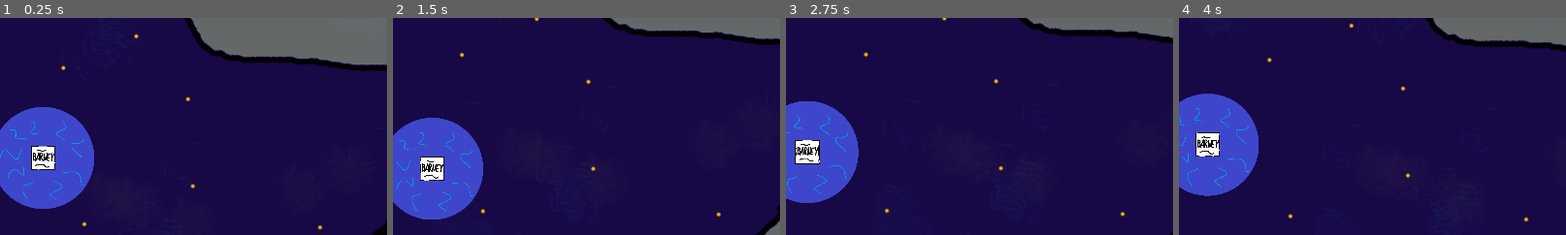
Above: before the commit, frames 1-4 (left to right).
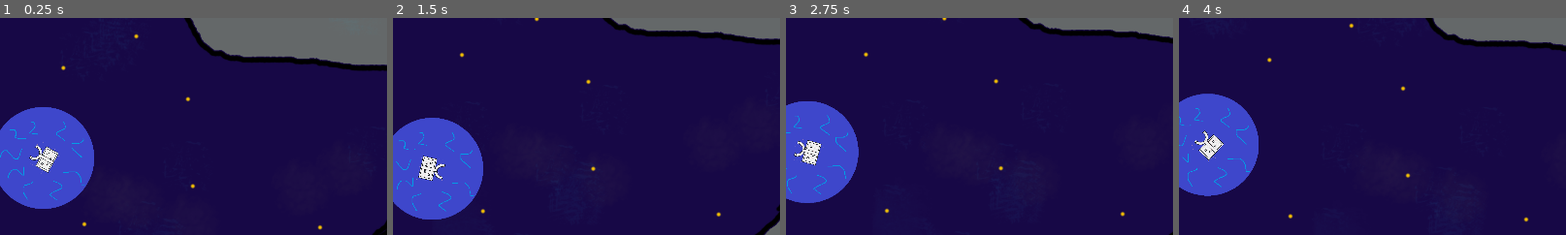
Above: after the commit, the same moments.

Repository: game-jam-team-gut/not-so-lonely
Game: Godot game, scene res://Space.tscn
The game is run twice, just before and just after one commit, with the same random seed, the same clock (stepped at 60 frames per second) and the same inputs.
Inputs (mouse positions are % of the whole screen's width and height, from its top left):
- Up to frame 1 (0.25 s): no input
- Up to frame 2 (1.5 s): move the mouse to (45, 70) at 0.52 s; press the mouse at (45, 70) at 0.53 s; move the mouse to (80, 65) at 1.27 s; release the mouse at (80, 65) at 1.28 s; right-click (80, 65) at 1.35 s
- Up to frame 3 (2.75 s): move the mouse to (20, 35) at 2.02 s; press the mouse at (20, 35) at 2.03 s
- Up to frame 4 (4 s): move the mouse to (55, 50) at 2.77 s; release the mouse at (55, 50) at 2.78 s; right-click (55, 50) at 2.85 s; move the mouse to (35, 25) at 3.52 s; press the mouse at (35, 25) at 3.53 s
The pictures show only the part of the screen within x 44-94%, y 18-68%; the shares and areas given below are measured in that part.

The runs differ from the first frame. In frame 1, 0.6% of the frame differs, in the area x 7-16%, y 57-72%; in frame 2, 0.5%; in frame 3, 0.6%; in frame 4, 0.6%, in the area x 3-12%, y 51-67%.

Commit message:
Barney rotates, new placholder for Barney's sprite

Diff:
--- a/Space/Barney.tscn
+++ b/Space/Barney.tscn
@@ -30,7 +30,7 @@
 shape = SubResource( 2 )
 
 [node name="Sprite" type="Sprite" parent="."]
-scale = Vector2( 0.300754, 0.300754 )
+scale = Vector2( 0.125112, 0.125112 )
 texture = ExtResource( 1 )
 
 [node name="Camera2D" type="Camera2D" parent="."]
--- a/Space/Barney/Barney.gd
+++ b/Space/Barney/Barney.gd
@@ -12,6 +12,10 @@
 
 var targetPosition = Vector2()
 var velocity = Vector2()
+
+func rotate_barney():
+	get_node("Sprite").look_at(get_global_mouse_position())
+	get_node("StickingField/CollisionShape2D").look_at(get_global_mouse_position())
 
 func check_movement():
 	if Input.is_action_pressed("m1"):
@@ -45,6 +49,7 @@
 	velocity = position.direction_to(targetPosition) * speed
 	if position.distance_to(targetPosition) > 5:
 		velocity = move_and_slide(velocity)
+	rotate_barney()
 
 func _on_MagneticField_area_entered(area):
 	if area.is_in_group("ForeignRobots"):
Binary file changed: Space/Barney/Barney.png
